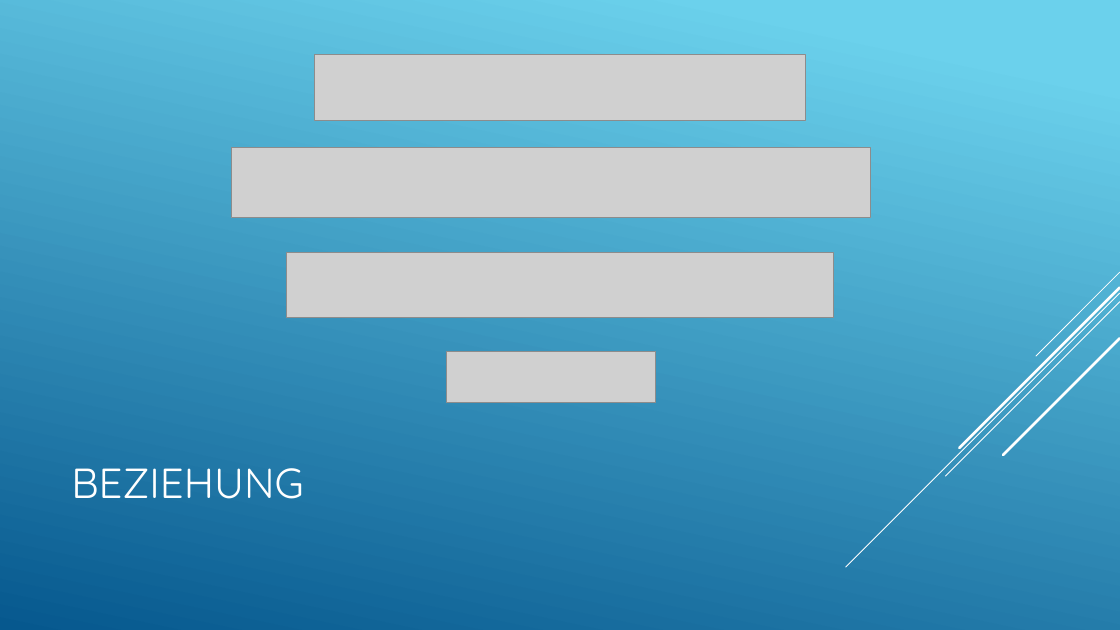
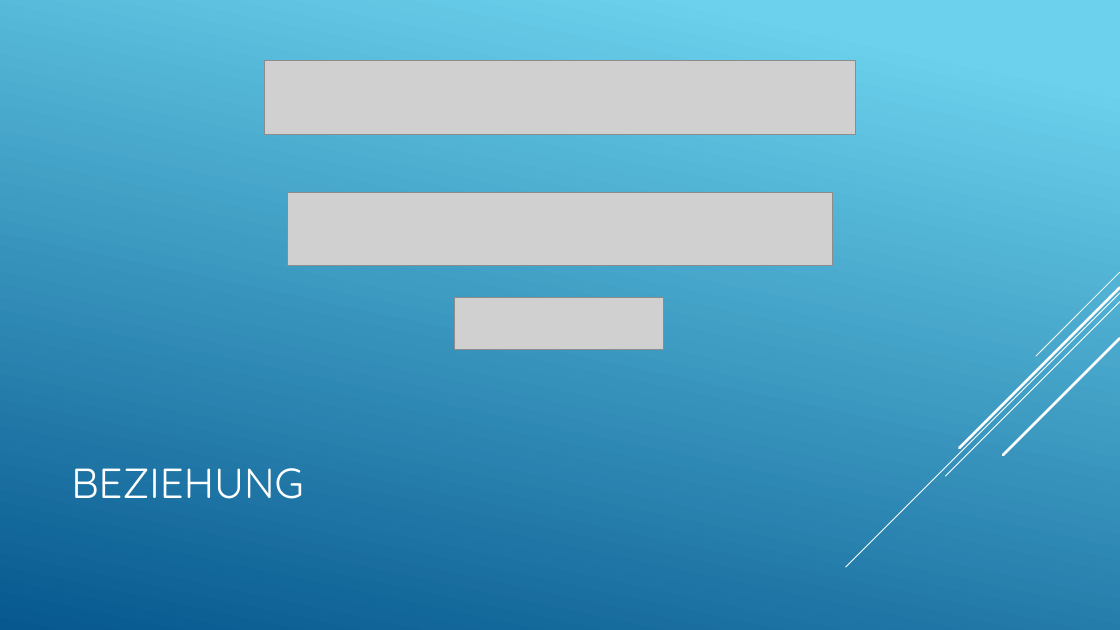
Before and after one commit to LucaRitz/informatik_seminar_gan, a slide deck: slide 18 of GAN.pptx. Drawn at 1120x630 pixels with LibreOffice and Linux fonts; fonts in the diff are those of the drawing; grey boxes stand for pictures. Boxes give left, top, right and bottom in pixels: in the first picture for what was removed or moved away, otherwise in the second. Text is boxed around its words. In the diff, an @@ line names an element or a change of style, - is before the commit and + after.

```diff
--- a/GAN.pptx
+++ b/GAN.pptx
@@ picture: place and size @@
-picture at bbox=[314, 55, 806, 121]
+picture at bbox=[265, 60, 855, 135]
@@ picture removed at bbox=[231, 148, 870, 218] @@
@@ picture added at bbox=[288, 192, 833, 266] @@
@@ picture removed at bbox=[287, 252, 833, 318] @@
@@ picture: place and size @@
-picture at bbox=[447, 351, 656, 402]
+picture at bbox=[455, 297, 664, 349]
```
Also in this commit, not shown: 2 other slides changed, 3 other files.
